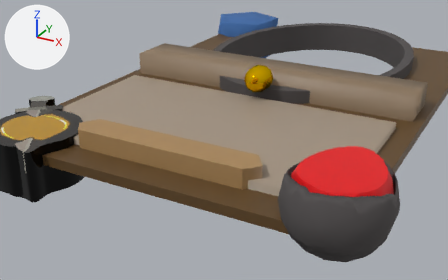
The Blender file assets/models/card.blend: old version first, new version second.
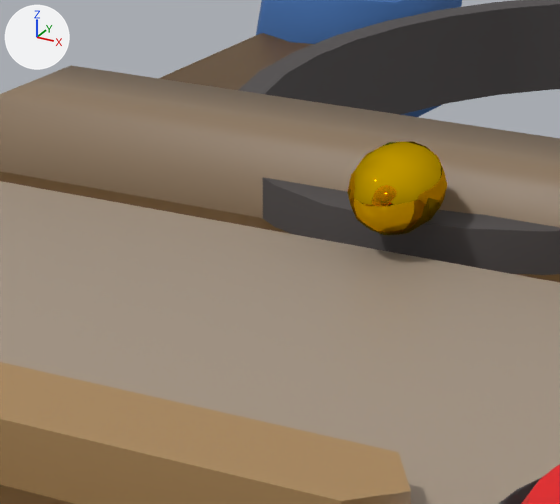
The first picture shows the older version from a 50 mm camera at (2.41, -5.339, 2.048) aimed at (-0.11, -0.757, -0.243). The close-ups show both versions on the part from 32% to 68% of the width and 9% to 61% of the height of that picture. Arrows for +X, +Y and +Z are at upper left; the lights stay in place.

The first close-up shows 'Card', 'Crystal', 'Frame', 'Health', 'Name', 'Rarity', 'Text', 'TribeOrSpellSchool'.
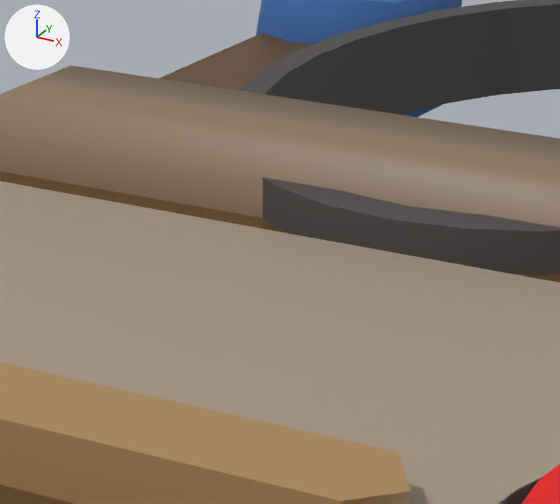
Boxes (x1, y1, x2, y2) around the edits, measured in the close-ups (560 x 504 px):
'Rarity', deleted
    before: (347, 141, 447, 235)

What changed in the scene script:
```text
Remove ob_rarity:
    ob_rarity = bpy.data.objects.new('Rarity', me_beziercurve_002)
    ob_rarity.location = (0.055, -0.578, 0.269)
```
